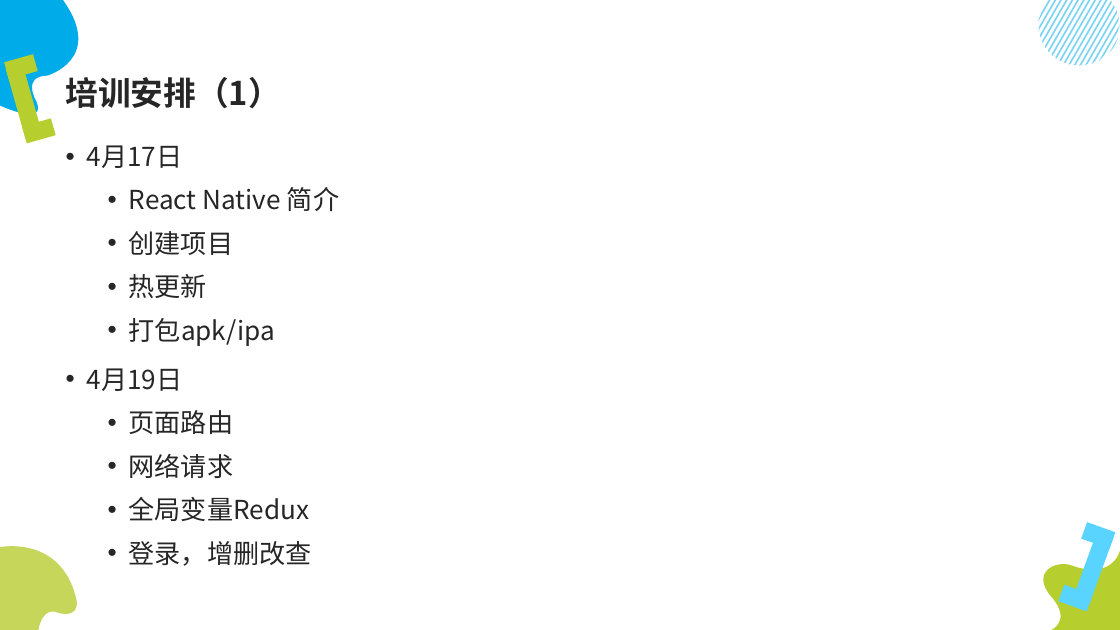
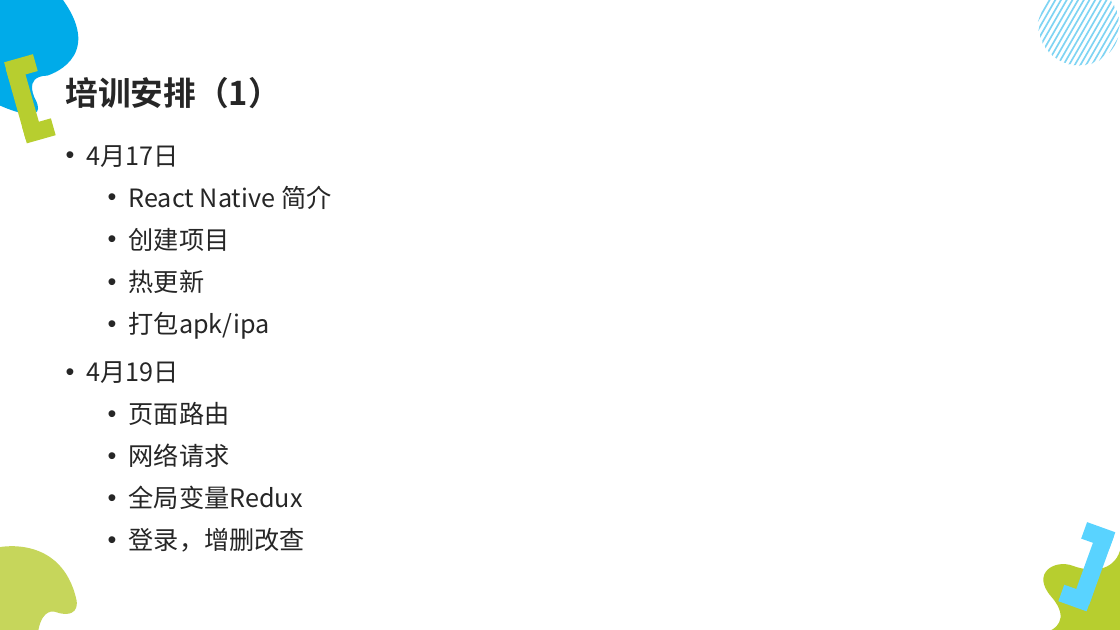
Before and after one commit to lumin824/hello-react-native, a slide deck: slide 2 of linkgap/ReactNative开发.pptx. Drawn at 1120x630 pixels with LibreOffice and Linux fonts; fonts in the diff are those of the drawing. Boxes give left, top, right and bottom in pixels: in the first picture for what was removed or moved away, otherwise in the second. Text is boxed around its words. In the diff, an @@ line names an element or a change of style, - is before the commit and + after.

```diff
--- a/linkgap/ReactNative开发.pptx
+++ b/linkgap/ReactNative开发.pptx
@@ text "4月17日" at <box>87,145,331,552</box>: size 22.4 to 21.6 pt @@
```
Also in this commit, not shown: 4 other slides changed.
